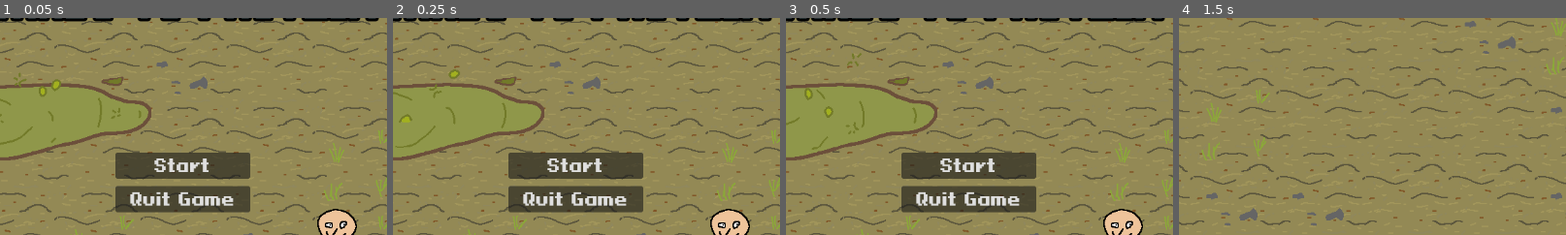
Above: before the commit, frames 1-4 (left to right).
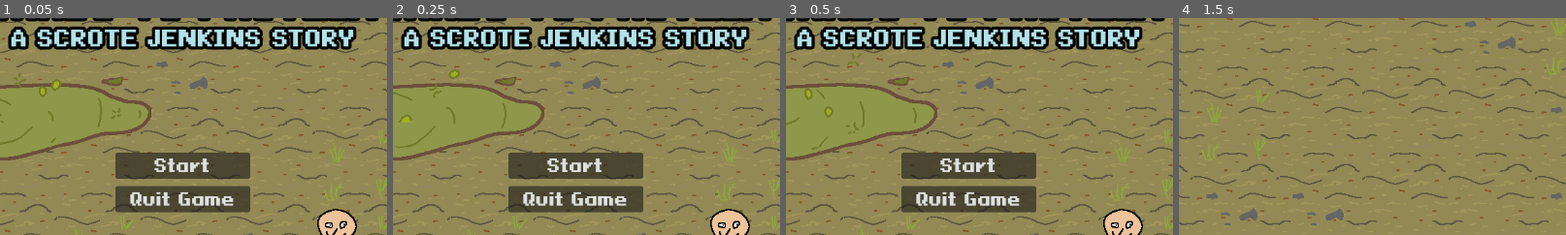
Above: after the commit, the same moments.

Repository: PhilipSBeck/Ludum-Dare-56
Game: Godot game, scene res://Levels/TitleScreen.tscn
Same seed, same stepped clock (60 frames per second), same inputs: the game is played once before the commit and once after it. Sound files missing from this copy of the repository are replaced by a short silence.
Inputs (mouse positions are % of the whole screen's width and height, from its top left):
- Up to frame 1 (0.05 s): no input
- Up to frame 2 (0.25 s): no input
- Up to frame 3 (0.5 s): no input
- Up to frame 4 (1.5 s): click "Start" at 0.5 s; click (96, 93) at 1.25 s
The pictures show only the part of the screen within x 26-76%, y 15-65%; the shares and areas given below are measured in that part.

The runs differ from the first frame. In frame 1, 8.9% of the frame differs, in the area x 2-93%, y 3-15%; in frame 2, 8.9%; in frame 3, 8.9%; in frame 4, nothing differs.

Commit message:
Added subtitle

Diff:
--- a/HUD/TitleScreenHud.tscn
+++ b/HUD/TitleScreenHud.tscn
@@ -23,6 +23,25 @@
 theme_override_fonts/font = ExtResource("1_um3ig")
 theme_override_font_sizes/font_size = 50
 text = "CARBS VS PROTEIN"
+horizontal_alignment = 1
+
+[node name="Subtitle" type="Label" parent="Title"]
+layout_mode = 1
+anchors_preset = 5
+anchor_left = 0.5
+anchor_right = 0.5
+offset_left = -256.0
+offset_top = 60.0
+offset_right = 256.0
+offset_bottom = 100.0
+grow_horizontal = 2
+size_flags_horizontal = 4
+theme_override_colors/font_color = Color(0.694508, 0.886431, 0.912578, 1)
+theme_override_colors/font_outline_color = Color(0, 0, 0, 1)
+theme_override_constants/outline_size = 18
+theme_override_fonts/font = ExtResource("1_um3ig")
+theme_override_font_sizes/font_size = 32
+text = "A SCROTE JENKINS STORY"
 horizontal_alignment = 1
 
 [node name="Buttons" type="Control" parent="."]
